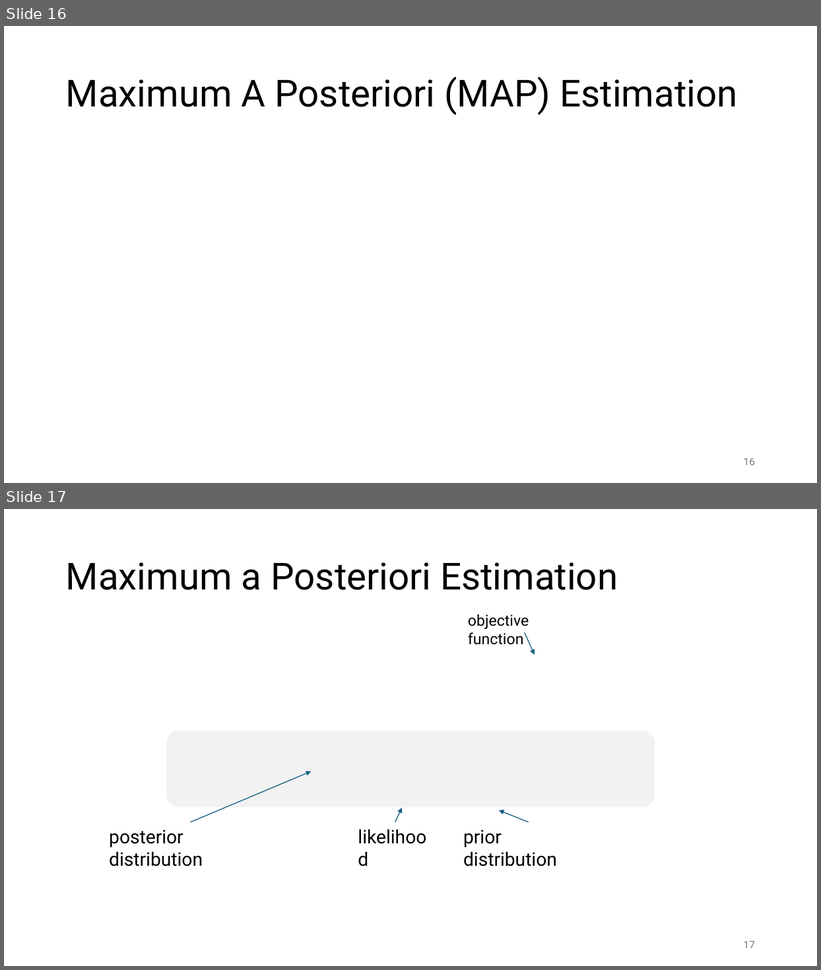
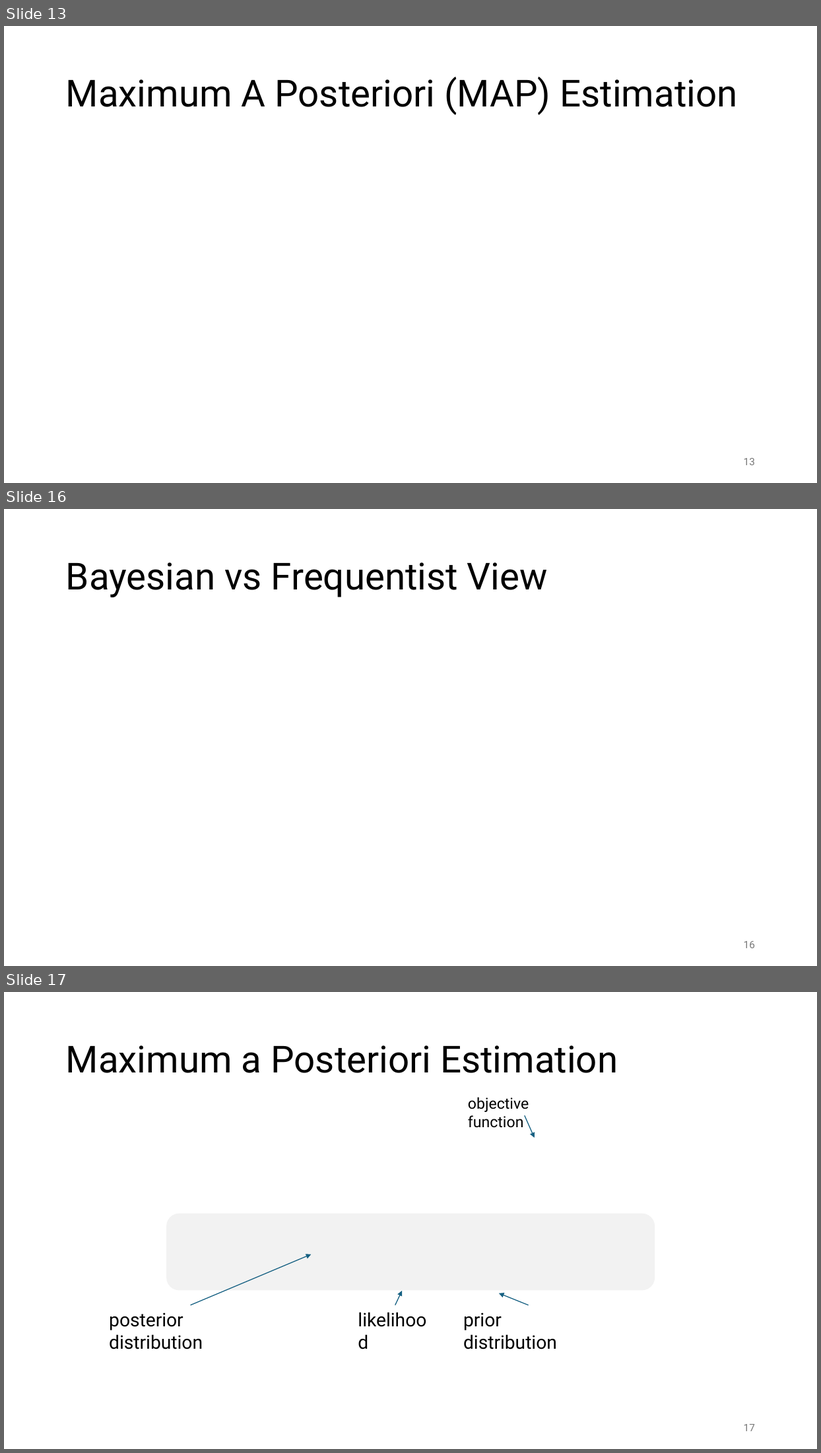
Before and after one commit to FelixWick/data_science, a slide deck: slides/4_statistical_inference.pptx. Shown one above the other, each under a label of ours: slides 16 and 17 before the commit, slides 13, 16 and 17 after it; the slides between them are not shown. The pictures are 821x970 and 821x1453 pixels, drawn with LibreOffice and Linux fonts; fonts in the diff are those of the drawing; grey boxes stand for pictures. Boxes give left, top, right and bottom in pixels: in the first picture for what was removed or moved away, otherwise in the second. Text is boxed around its words. In the diff, an @@ line names an element or a change of style, - is before the commit and + after.

```diff
--- a/slides/4_statistical_inference.pptx
+++ b/slides/4_statistical_inference.pptx
@@ slide 16 added at (x1=4, y1=509, x2=817, y2=966), background #FFFFFF @@
@@ title added at (x1=66, y1=562, x2=548, y2=597), 44 pt, text #000000 @@
+Bayesian vs Frequentist View
@@ page number added at (x1=744, y1=941, x2=755, y2=949), 12 pt, text #797979 @@
+16
@@ what was slide 16 is now slide 13 @@
@@ page number at (x1=744, y1=458, x2=755, y2=466): text changed @@
-16
+13
```
Also in this commit, not shown: 2 other slides added, 8 slides removed, 6 other files.
